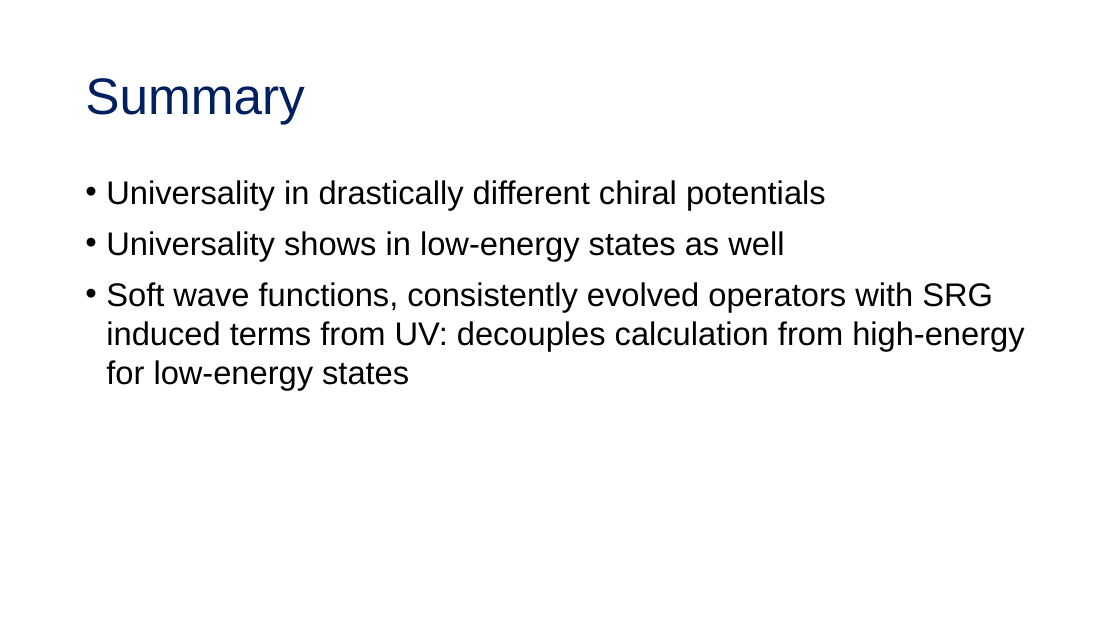
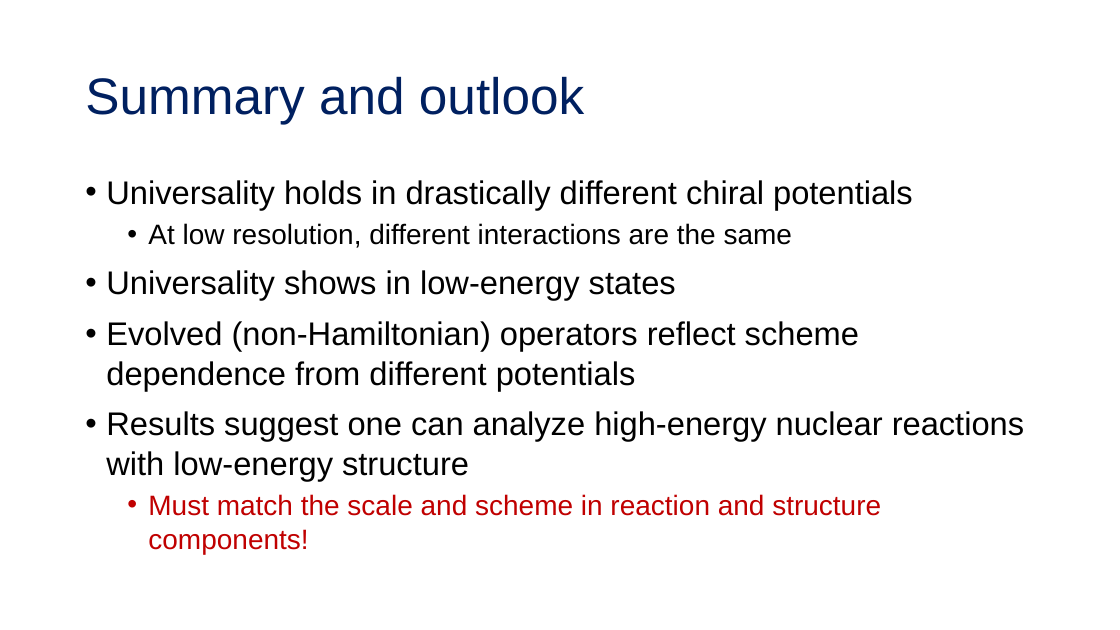
Before and after one commit to tropiano4/tropiano-srg, a slide deck: slide 26 of Presentations/NUCLEI_June2020/tropiano_nuclei_2020.pptx (slide 19 before the commit). Drawn at 1120x630 pixels with LibreOffice and Linux fonts; fonts in the diff are those of the drawing. Boxes give left, top, right and bottom in pixels: in the first picture for what was removed or moved away, otherwise in the second. Text is boxed around its words. In the diff, an @@ line names an element or a change of style, - is before the commit and + after.

```diff
--- a/Presentations/NUCLEI_June2020/tropiano_nuclei_2020.pptx
+++ b/Presentations/NUCLEI_June2020/tropiano_nuclei_2020.pptx
@@ title at box(85, 76, 584, 125): text changed @@
-Summary
+Summary and outlook
@@ text at box(106, 180, 1024, 554): text changed @@
-• Universality in drastically different chiral potentials
-• Universality shows in low-energy states as well
-• Soft wave functions, consistently evolved operators with SRG induced terms from UV: decouples calculation from high-energy for low-energy states
+• Universality holds in drastically different chiral potentials
+  • At low resolution, different interactions are the same
+• Universality shows in low-energy states
+• Evolved (non-Hamiltonian) operators reflect scheme dependence from different potentials
+• Results suggest one can analyze high-energy nuclear reactions with low-energy structure
+  • Must match the scale and scheme in reaction and structure components!
```
Also in this commit, not shown: 6 other slides changed, 15 slides added, 9 slides removed.
